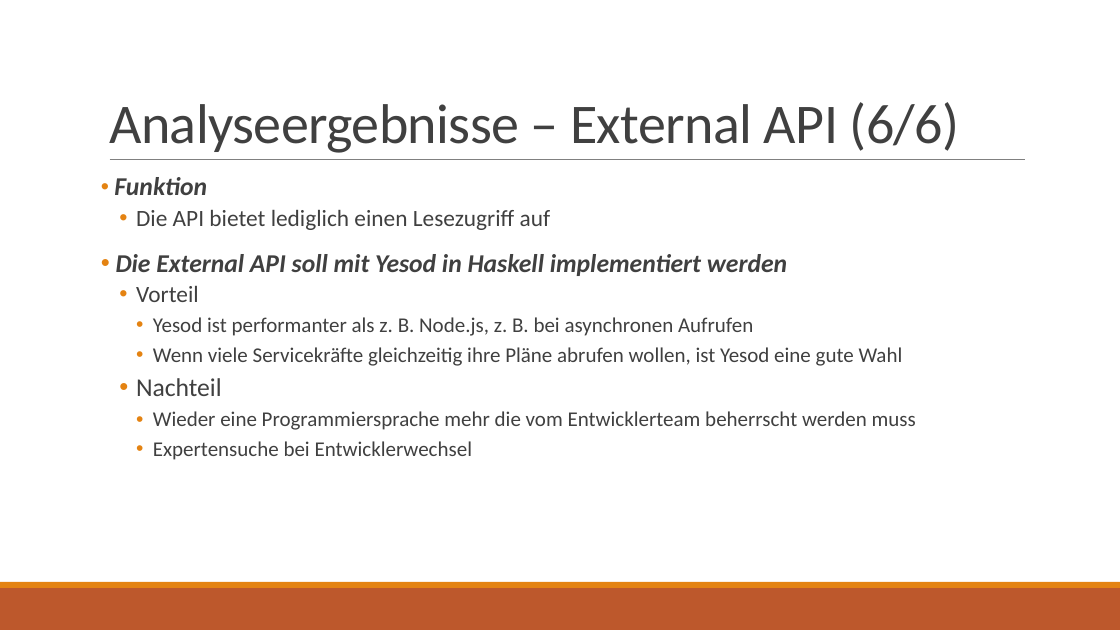
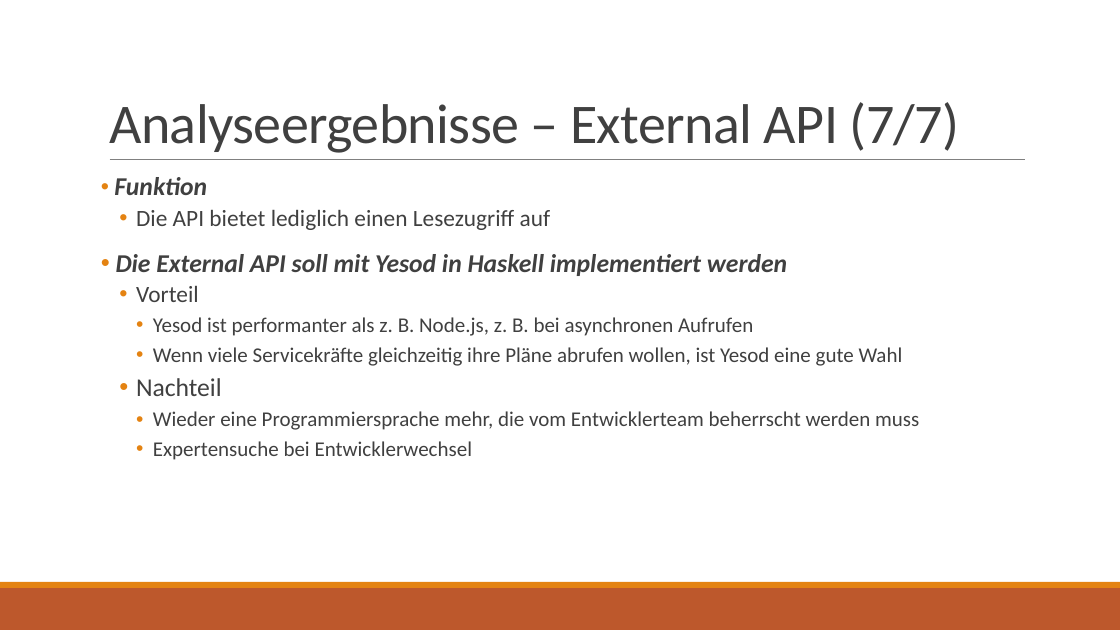
Before and after one commit to jnk111/AI_Praktikum, a slide deck: slide 8 of Aufgaben/P4/Loesung/Wochenplansoftware - Architekturbewertung.pptx. Drawn at 1120x630 pixels with LibreOffice and Linux fonts; fonts in the diff are those of the drawing. Boxes give left, top, right and bottom in pixels: in the first picture for what was removed or moved away, otherwise in the second. Text is boxed around its words. In the diff, an @@ line names an element or a change of style, - is before the commit and + after.

```diff
--- a/Aufgaben/P4/Loesung/Wochenplansoftware - Architekturbewertung.pptx
+++ b/Aufgaben/P4/Loesung/Wochenplansoftware - Architekturbewertung.pptx
@@ title at [109,102,960,153]: text changed @@
-Analyseergebnisse – External API (6/6)
+Analyseergebnisse – External API (7/7)
@@ text at [153,411,919,430]: text changed @@
-    • Wieder eine Programmiersprache mehr die vom Entwicklerteam beherrscht werden muss
+    • Wieder eine Programmiersprache mehr, die vom Entwicklerteam beherrscht werden muss
```
Also in this commit, not shown: 11 other slides changed, 2 slides added, 1 other file.
